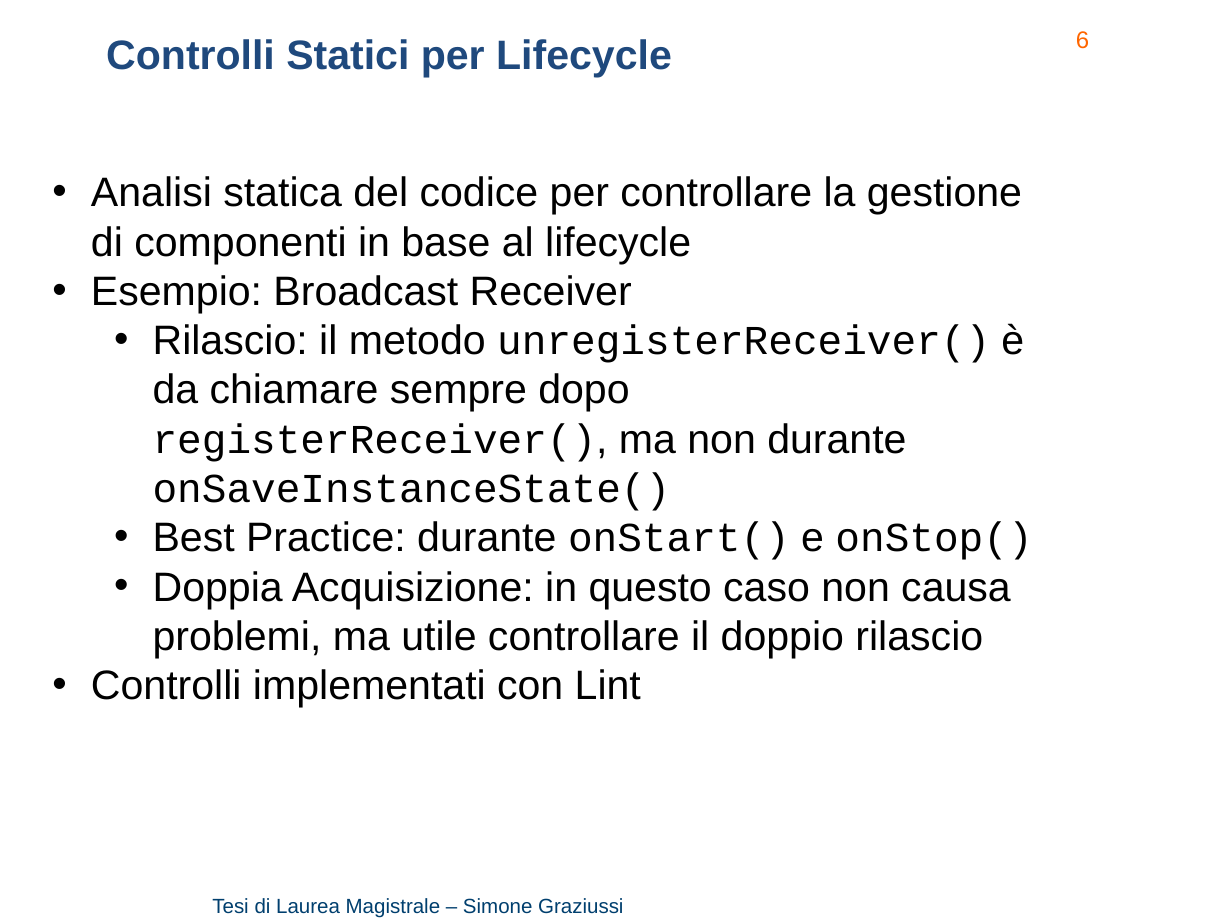
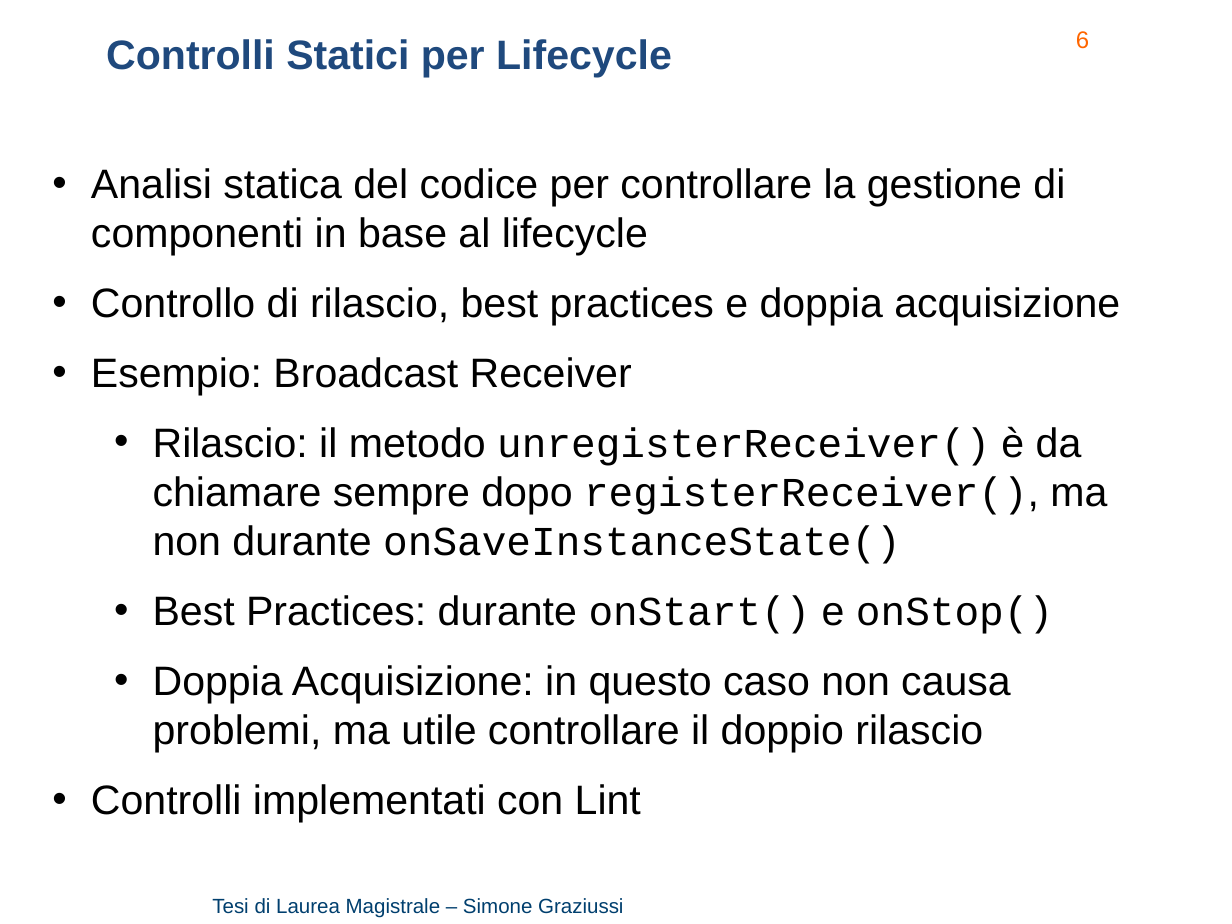
Before and after one commit to Simone3/Thesis, a slide deck: slide 6 of Presentation/Presentation.pptx. Drawn at 1232x924 pixels with LibreOffice and Linux fonts; fonts in the diff are those of the drawing; background and template pictures are left out. Boxes give left, top, right and bottom in pixels: in the first picture for what was removed or moved away, otherwise in the second. Text is boxed around its words. In the diff, an @@ line names an element or a change of style, - is before the commit and + after.

Commit message:
Presentation: better lifecycle part

```diff
--- a/Presentation/Presentation.pptx
+++ b/Presentation/Presentation.pptx
@@ text "Analisi statica del codice per ...": place and size @@
-text "Analisi statica del codice per ..." at (91, 176, 1032, 707)
+text "Analisi statica del codice per ..." at (91, 168, 1120, 822)
@@ text at (91, 168, 1107, 822): more space between paragraphs @@
@@ text at (91, 287, 1120, 325): paragraph added @@
+• Controllo di rilascio, best practices e doppia acquisizione
@@ text at (153, 595, 1053, 634): text changed @@
-  • Best Practice: durante onStart() e onStop()
+  • Best Practices: durante onStart() e onStop()
```
Also in this commit, not shown: 12 other slides changed, 1 other file.
